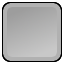
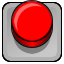
Layered file, before and after one edit (w=64, h=64). Changes by layer:
showed group "Active Players" (3 layers) over (11, 0, 53, 54)
showed "player_red.png" over (11, 0, 53, 48)
renamed "Background copy" to "Layer", opacity 100% → 34%, painted on it over (11, 0, 53, 54)
